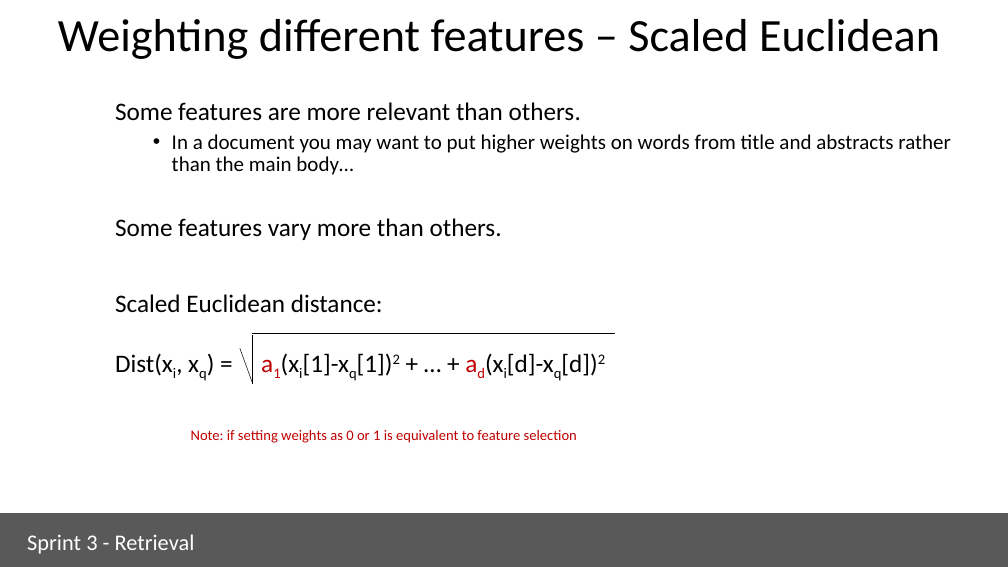
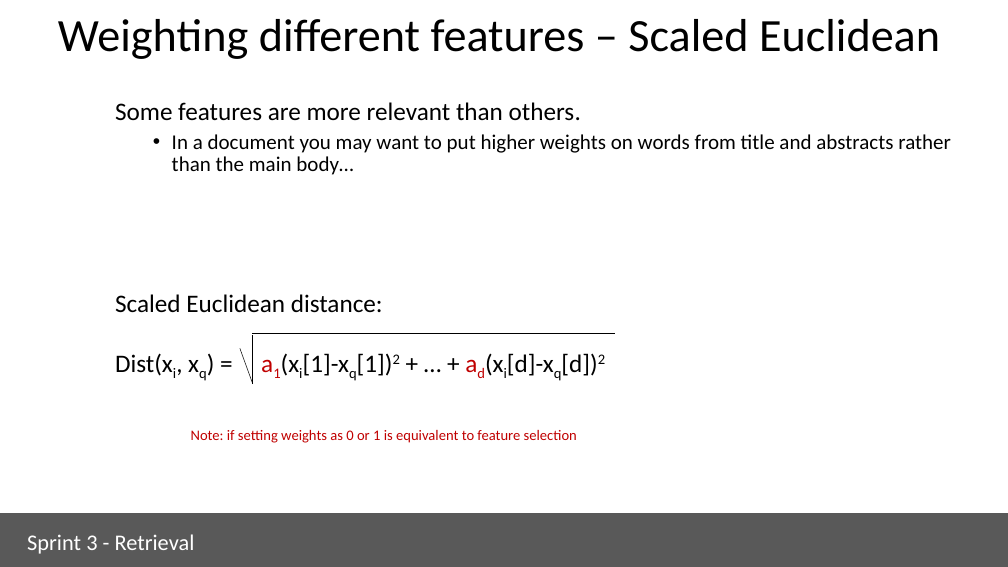
Before and after one commit to ua-dsf/ML_sprint, a slide deck: slide 15 of sprint3_retrieval/module3_retrieval.pptx. Drawn at 1008x567 pixels with LibreOffice and Linux fonts; fonts in the diff are those of the drawing. Boxes give left, top, right and bottom in pixels: in the first picture for what was removed or moved away, otherwise in the second. Text is boxed around its words. In the diff, an @@ line names an element or a change of style, - is before the commit and + after.

```diff
--- a/sprint3_retrieval/module3_retrieval.pptx
+++ b/sprint3_retrieval/module3_retrieval.pptx
@@ text at <box>115,218,502,240</box>: paragraph removed @@
-Some features vary more than others.
```
Also in this commit, not shown: 4 other slides changed, 2 other files.
